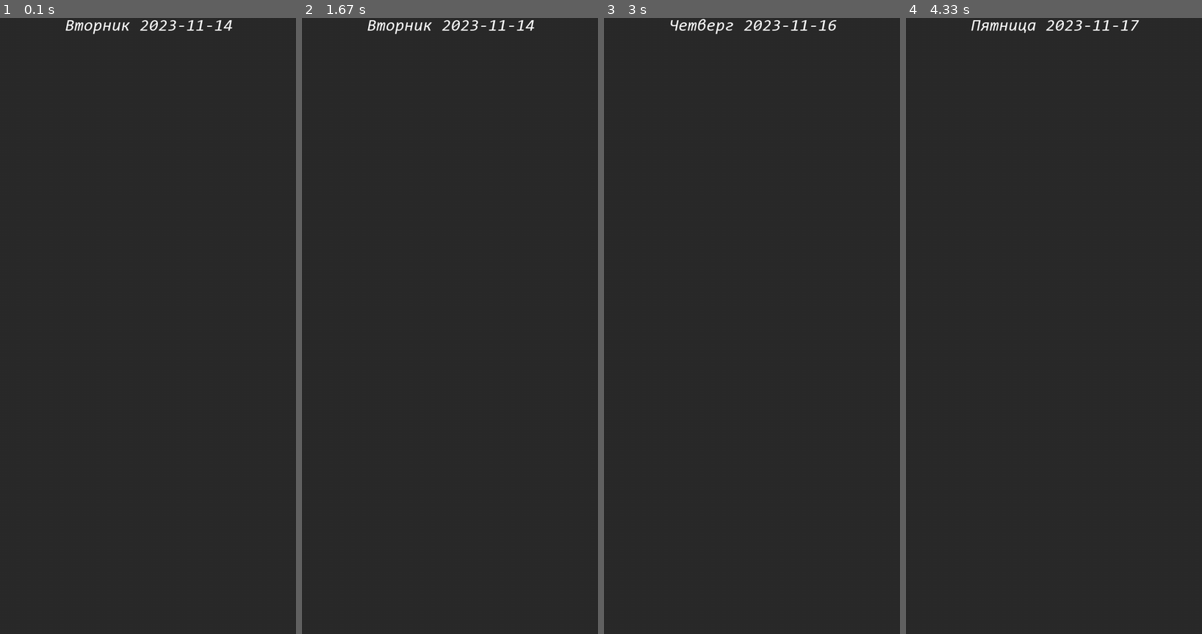
Above: before the commit, frames 1-4 (left to right).
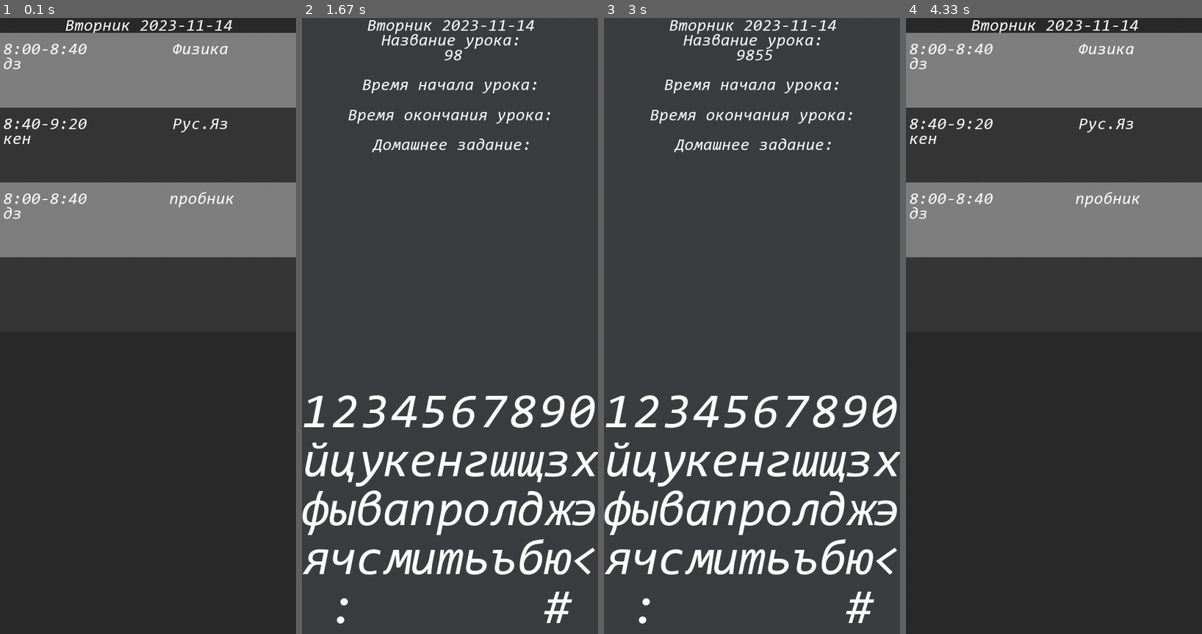
Above: after the commit, the same moments.

Repository: MR-Geri/diary
Game: pygame game, started from main.py
The game is run twice, just before and just after one commit, with the same random seed, the same clock (stepped at 60 frames per second) and the same inputs.
Inputs (mouse positions are in pixels of both pictures, inside the frame that each line leads up to):
- Up to frame 1 (0.1 s): no input
- Up to frame 2 (1.67 s): click (450, 326) at 0.38 s; click (553, 399) at 0.85 s; press the mouse at (553, 399) at 1.2 s; move the mouse to (538, 412) at 1.3 s; release the mouse at (526, 424) at 1.43 s
- Up to frame 3 (3 s): press the mouse at (855, 399) at 1.9 s; move the mouse to (790, 412) at 2 s; release the mouse at (722, 424) at 2.13 s; press the mouse at (855, 399) at 2.57 s; move the mouse to (802, 406) at 2.67 s; release the mouse at (749, 412) at 2.8 s
- Up to frame 4 (4.33 s): press the mouse at (1157, 399) at 3.2 s; move the mouse to (1051, 289) at 3.3 s; release the mouse at (944, 178) at 3.43 s; move the mouse to (956, 135) at 3.77 s; click (956, 135) at 4.1 s

The runs differ from the first frame. In frame 1, 25% of the frame differs, in the area x 0-100%, y 2-39%; in frame 2, 11%; in frame 3, 11%; in frame 4, 25%, in the area x 0-100%, y 0-39%.

Commit message:
Цвет карточек

Diff:
--- a/data/data.json
+++ b/data/data.json
@@ -6,7 +6,7 @@
         "lesson": "\u041c\u0430\u0442\u0435\u043c\u0430\u0442\u0438\u043a\u0430",
         "time_start": "8:00",
         "time_finish": "8:40",
-        "task": ""
+        "task": "\u043f\u0440"
       },
       {
         "lesson": "\u0420\u0443\u0441 \u042f\u0437",
@@ -59,13 +59,19 @@
         "lesson": "\u0424\u0438\u0437\u0438\u043a\u0430",
         "time_start": "8:00",
         "time_finish": "8:40",
-        "task": ""
+        "task": "\u0434\u0437"
       },
       {
         "lesson": "\u0420\u0443\u0441.\u042f\u0437",
         "time_start": "8:40",
         "time_finish": "9:20",
-        "task": ""
+        "task": "\u043a\u0435\u043d"
+      },
+      {
+        "lesson": "\u043f\u0440\u043e\u0431\u043d\u0438\u043a",
+        "time_start": "8:00",
+        "time_finish": "8:40",
+        "task": "\u0434\u0437"
       }
     ]
   },
--- a/main.py
+++ b/main.py
@@ -1,12 +1,10 @@
-import random
-
 import pygame
 import json
 import datetime
 
 width = 1080 // 2
 height = 2240 // 2
-set_lesson_flag = True
+set_lesson_flag = False
 
 
 def text_print(message, x, y, font_color=(255, 255, 255), font_size=30, font_type='data/shrift.otf'):
@@ -50,16 +48,27 @@
         #
         self.last_click = 0
         self.text_keyboard = ''
-        self.keys = ['1234567890', 'йцукенгшщзх', 'фывапролджэ', 'ячсмитьъбю<', ' .       # ']
+        self.keys = ['1234567890', 'йцукенгшщзх', 'фывапролджэ', 'ячсмитьъбю<', ' :       # ']
         self.lessons = self.file[self.day]['lessons']
         self.cards_flag = True
-        self.keyboards_flag = False
+        self.add_task_flag = False
+        self.keyboard_flag = False
+        self.add_lesson_flag = False
         self.swype = False
         self.swype_pos = ()
         self.date = datetime.date.today() - datetime.timedelta(days=datetime.date.today().weekday())
         self.date += datetime.timedelta(days=self.day)
         self.card_click_num = 0
         self.color = [(55, 55, 55) if i % 2 != 0 else (128, 128, 128) for i in range(8)]
+        #
+        self.name_lesson_flag = False
+        self.time_start_flag = False
+        self.time_finish_flag = False
+        self.dz_flag = False
+        self.name_lesson = []
+        self.time_start = []
+        self.time_finish = []
+        self.dz = []
         #
         self.keyboard_text_size = int((width + height) / 3320 * 180)
         self.keyboard_y0 = int(height * (6 / 10))
@@ -81,12 +90,28 @@
                     if y[x] == '<':
                         self.text_keyboard = self.text_keyboard[:-1]
                     elif y[x] == '#':
-                        self.file[self.day]['lessons'][self.card_click_num]["task"] = self.text_keyboard
-                        main.save()
+                        self.last_click = 0
+                        if self.name_lesson_flag:
+                            self.name_lesson_flag = False
+                        elif self.time_start_flag:
+                            self.time_start_flag = False
+                        elif self.time_finish_flag:
+                            self.time_finish_flag = False
+                        elif self.dz_flag:
+                            self.dz_flag = False
+                        else:
+                            if self.add_lesson_flag:
+                                main.add_lesson_action()
+                                self.cards_flag = True
+                                self.add_lesson_flag = False
+                                self.keyboard_flag = False
+                            elif self.add_task_flag:
+                                self.file[self.day]['lessons'][self.card_click_num]["task"] = self.text_keyboard
+                                self.cards_flag = True
+                                self.add_task_flag = False
+                                self.keyboard_flag = False
+                                main.save()
                         self.text_keyboard = ''
-                        self.cards_flag = True
-                        self.keyboards_flag = False
-                        self.last_click = 0
                     else:
                         self.text_keyboard += y[x]
                     main.draw_all()
@@ -95,9 +120,35 @@
         for i in range(len(self.lessons)):
             y = self.cards_y0 + self.card_height * i
             if y < pos[1] < y + self.card_height and click == 0 and self.last_click == 1:
-                self.keyboards_flag = True
+                self.add_task_flag = True
                 self.cards_flag = False
+                self.keyboard_flag = True
                 self.card_click_num = i
+        if len(self.lessons) < 8:
+            y = self.cards_y0 + self.card_height * len(self.lessons)
+            if y < pos[1] < y + self.card_height:
+                #
+                self.name_lesson_flag = True
+                self.time_start_flag = True
+                self.time_finish_flag = True
+                self.dz_flag = True
+                self.name_lesson = []
+                self.time_start = []
+                self.time_finish = []
+                self.dz = []
+                #
+                self.add_lesson_flag = True
+                self.keyboard_flag = True
+                self.cards_flag = False
+
+    def add_lesson_action(self):
+        self.file[self.day]['lessons'].append(
+            {"lesson": ''.join(self.name_lesson),
+             "time_start": ''.join(self.time_start),
+             "time_finish": ''.join(self.time_finish),
+             "task": ''.join(self.dz)}
+        )
+        main.save()
 
     def action(self):
         pos = pygame.mouse.get_pos()
@@ -107,9 +158,11 @@
             self.swype = True
         elif self.swype and self.last_click == 1 and click == 0:
             if pos[1] - self.swype_pos[1] < 0 and \
-                    abs(pos[1] - self.swype_pos[1]) >= height * (1/6) and self.keyboards_flag:
+                    abs(pos[1] - self.swype_pos[1]) >= height * (1/6) and (self.add_task_flag or self.add_lesson_flag):
                 self.cards_flag = True
-                self.keyboards_flag = False
+                self.add_task_flag = False
+                self.add_lesson_flag = False
+                self.keyboard_flag = False
             elif pos[0] - self.swype_pos[0] < 0 and\
                     abs(pos[0] - self.swype_pos[0]) >= width * (1/4) and self.cards_flag:
                 self.day += 1
@@ -120,7 +173,7 @@
                 self.day -= 1
                 self.day = 4 if self.day == -1 else self.day
             else:
-                if self.keyboards_flag:
+                if self.add_task_flag or self.add_lesson_flag:
                     main.keyboard_action(pos, click)
                 if self.cards_flag:
                     main.card_action(pos, click)
@@ -128,7 +181,7 @@
             main.draw_all()
         self.last_click = 0 if click == 0 else 1
 
-    def keyboards_draw(self):
+    def add_task_draw(self):
         pygame.draw.rect(display, (60, 63, 65), (0, 0, width, height))
         last_dz = []
         new_dz = []
@@ -140,15 +193,71 @@
         while len(text_keyboard) > 0:
             new_dz.append(text_keyboard[:self.card_text_crop])
             text_keyboard = text_keyboard[self.card_text_crop:]
-        last_dz = [f'{self.file[self.day]["day"]} {self.date}', f'{self.lessons[self.card_click_num]["lesson"]}',
-                   '', 'Старое домашнее задание:', *last_dz, '', 'Новое домашнее задание:', *new_dz]
-        for i in range(len(last_dz)):
-            text_print(message=last_dz[i],
-                       x=(12 / 1000) * width + width / self.card_text_crop * (self.card_text_crop - len(last_dz[i])) / 2,
+        data_print = [f'{self.file[self.day]["day"]} {self.date}', f'{self.lessons[self.card_click_num]["lesson"]}',
+                      '', 'Старое домашнее задание:', *last_dz, '', 'Новое домашнее задание:', *new_dz]
+        for i in range(len(data_print)):
+            text_print(message=data_print[i],
+                       x=(12 / 1000) * width + width / self.card_text_crop * (
+                                   self.card_text_crop - len(data_print[i])) / 2,
                        y=self.card_height / 5 * i,
                        font_size=self.cards_text_size
                        )
 
+    def add_lesson_draw(self):
+        pygame.draw.rect(display, (60, 63, 65), (0, 0, width, height))
+        if self.name_lesson_flag:
+            self.name_lesson = []
+            text_keyboard = self.text_keyboard
+            while len(text_keyboard) > 0:
+                self.name_lesson.append([text_keyboard[:self.card_text_crop],
+                                         (255, 255, 255) if self.name_lesson_flag else (0, 255, 0)])
+                text_keyboard = text_keyboard[self.card_text_crop:]
+        elif self.time_start_flag:
+            self.time_start = []
+            text_keyboard = self.text_keyboard
+            while len(text_keyboard) > 0:
+                self.time_start.append([text_keyboard[:self.card_text_crop],
+                                        (255, 255, 255) if self.time_start_flag else (0, 255, 0)])
+                text_keyboard = text_keyboard[self.card_text_crop:]
+        elif self.time_finish_flag:
+            self.time_finish = []
+            text_keyboard = self.text_keyboard
+            while len(text_keyboard) > 0:
+                self.time_finish.append([text_keyboard[:self.card_text_crop],
+                                         (255, 255, 255) if self.time_finish_flag else (0, 255, 0)])
+                text_keyboard = text_keyboard[self.card_text_crop:]
+        elif self.dz_flag:
+            self.dz = []
+            text_keyboard = self.text_keyboard
+            while len(text_keyboard) > 0:
+                self.dz.append([text_keyboard[:self.card_text_crop],
+                                (255, 255, 255) if self.dz_flag else (0, 255, 0)])
+                text_keyboard = text_keyboard[self.card_text_crop:]
+        data_print = [
+            [f'{self.file[self.day]["day"]} {self.date}', (255, 255, 255)],
+            ['Название урока:', (255, 255, 255)],
+            *self.name_lesson,
+            ['', (255, 255, 255)],
+            ['Время начала урока:', (255, 255, 255)],
+            *self.time_start,
+            ['', (255, 255, 255)],
+            ['Время окончания урока:', (255, 255, 255)],
+            *self.time_finish,
+            ['', (255, 255, 255)],
+            ['Домашнее задание:', (255, 255, 255)],
+            *self.dz
+        ]
+        for i in range(len(data_print)):
+            if len(data_print[i]) != 0:
+                text_print(message=data_print[i][0],
+                           x=(12 / 1000) * width + width / self.card_text_crop * (
+                                   self.card_text_crop - len(data_print[i][0])) / 2,
+                           y=self.card_height / 5 * i,
+                           font_size=self.cards_text_size,
+                           font_color=data_print[i][1]
+                           )
+
+    def keyboards_draw(self):
         for y in self.keys:
             for x in range(len(y)):
                 keys_width = width / len(y)
@@ -174,7 +283,8 @@
                        font_size=self.cards_text_size)
             text = f'{self.lessons[i].get("lesson")}'
             text_print(message=text,
-                       x=x + width * (285 / 1000) + int(width * (715 / 1000) / 22 * (22 - len(text)) / 2),
+                       x=x + width * (285 / 1000) +
+                         int(width * (715 / 1000) / self.card_text_crop * (self.card_text_crop - len(text)) / 2),
                        y=y + self.card_height * (12 / 100),
                        font_size=self.cards_text_size)
             task = self.lessons[i].get("task")
@@ -186,15 +296,23 @@
                            font_size=self.cards_text_size)
                 task = task[self.card_text_crop:]
                 num += 1
+        if len(self.lessons) < 8:
+            pygame.draw.rect(display, self.color[len(self.lessons)],
+                             (0, self.cards_y0 + self.card_height * len(self.lessons), width, self.card_height))
+            # text_print('Добавить урок', x=)
 
     def draw_all(self):
         pygame.draw.rect(display, (43, 43, 43), (0, 0, width, height))
         self.date = datetime.date.today() - datetime.timedelta(days=datetime.date.today().weekday())
         self.date += datetime.timedelta(days=self.day)
-        if self.keyboards_flag:
-            main.keyboards_draw()
+        if self.add_task_flag:
+            main.add_task_draw()
         if self.cards_flag:
             main.cards_draw()
+        if self.add_lesson_flag:
+            main.add_lesson_draw()
+        if self.keyboard_flag:
+            main.keyboards_draw()
         pygame.display.update()
 
     def set_lesson(self):
